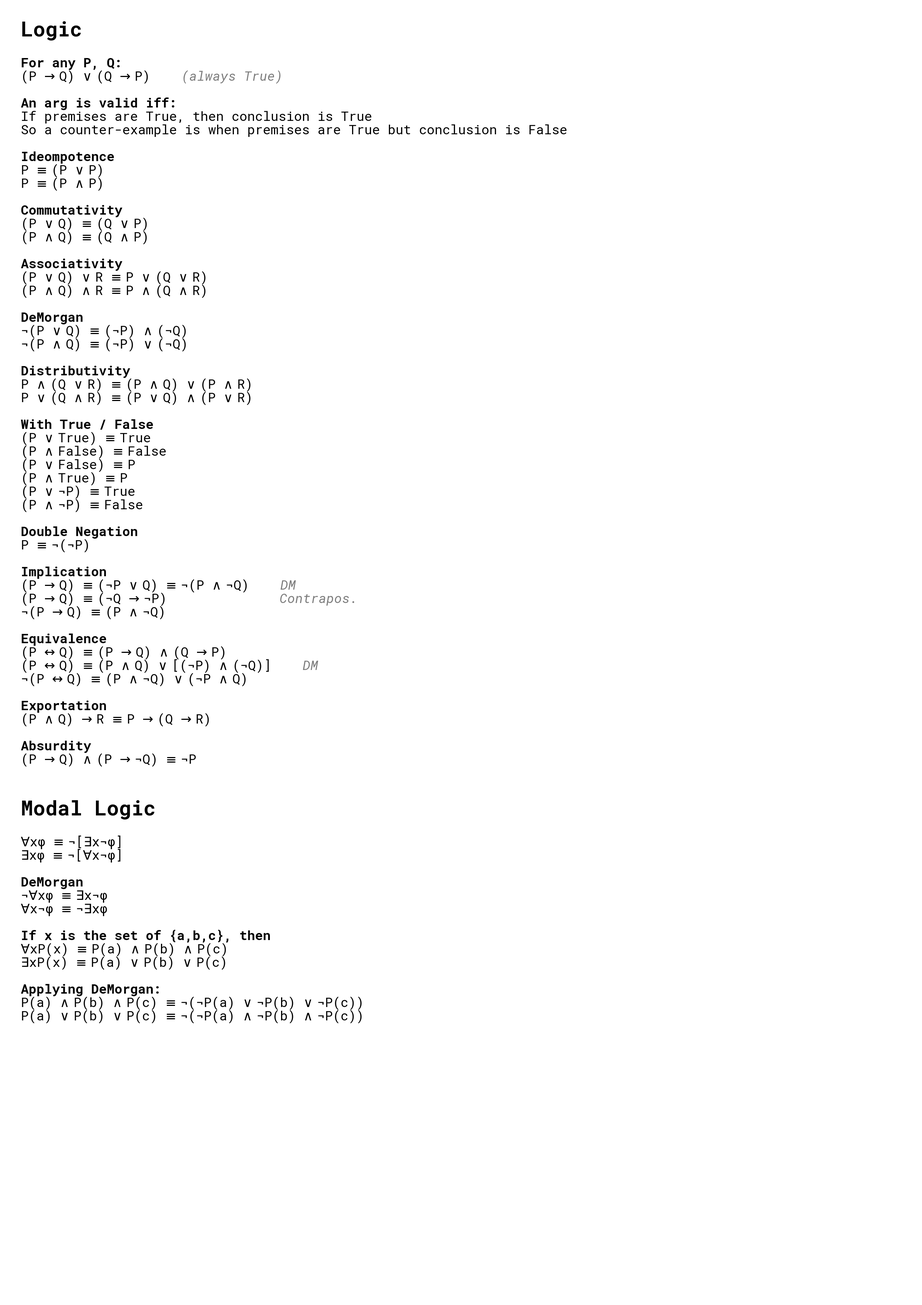
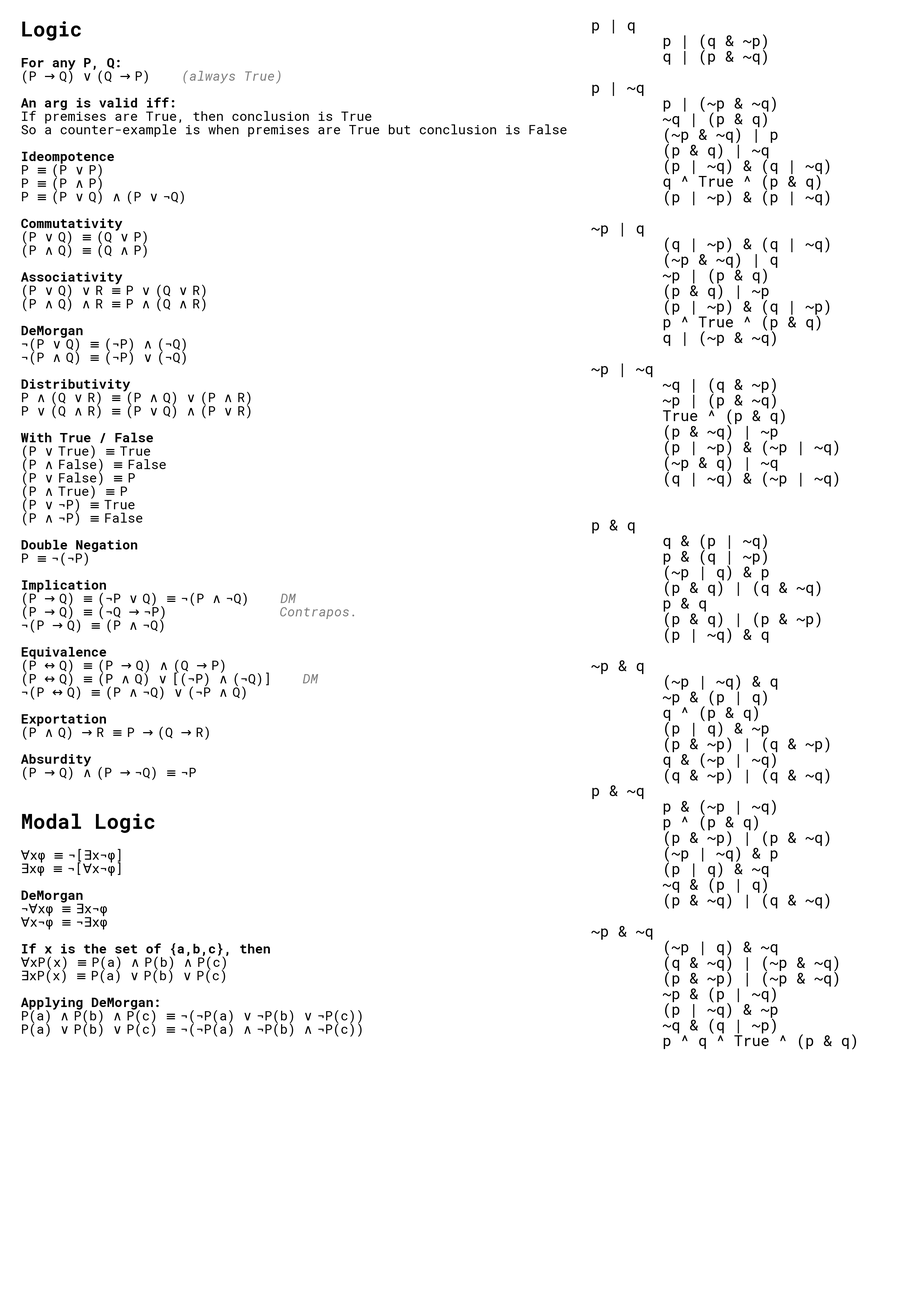
Layer changes from the first (922, 1305) image to the second:
added layer "p | q ..." above "Logic ..." over [591, 19, 857, 1050]
painted on "Logic ..." over [20, 190, 362, 1037]
